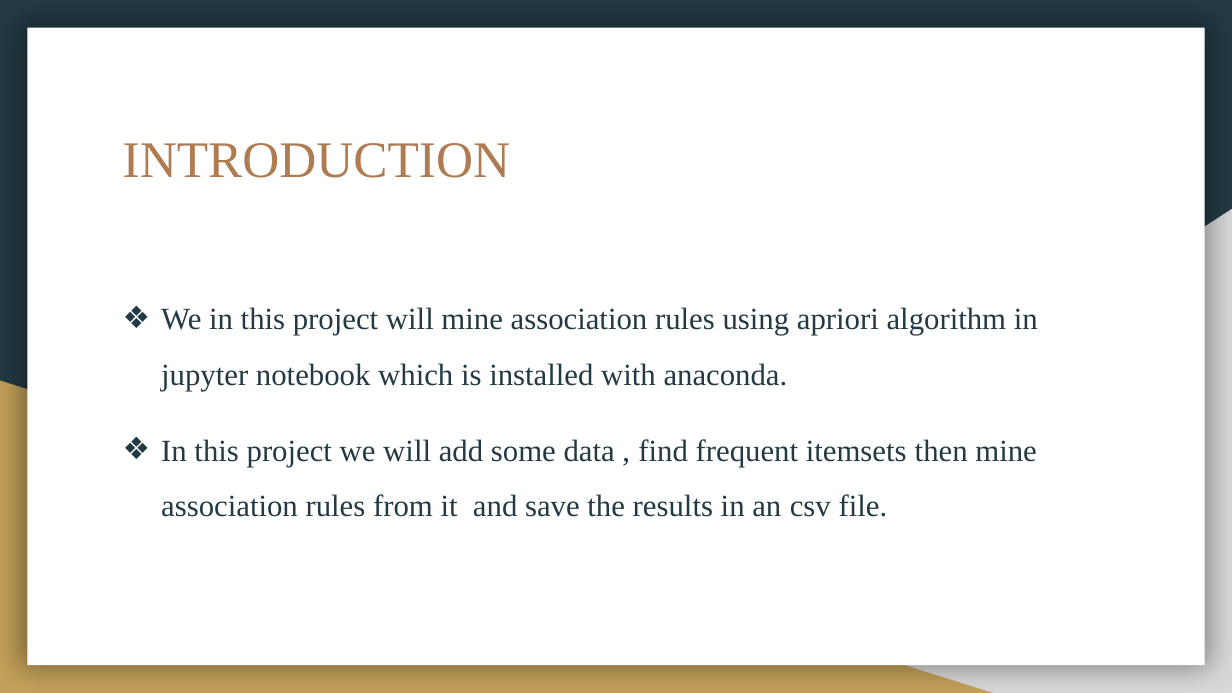
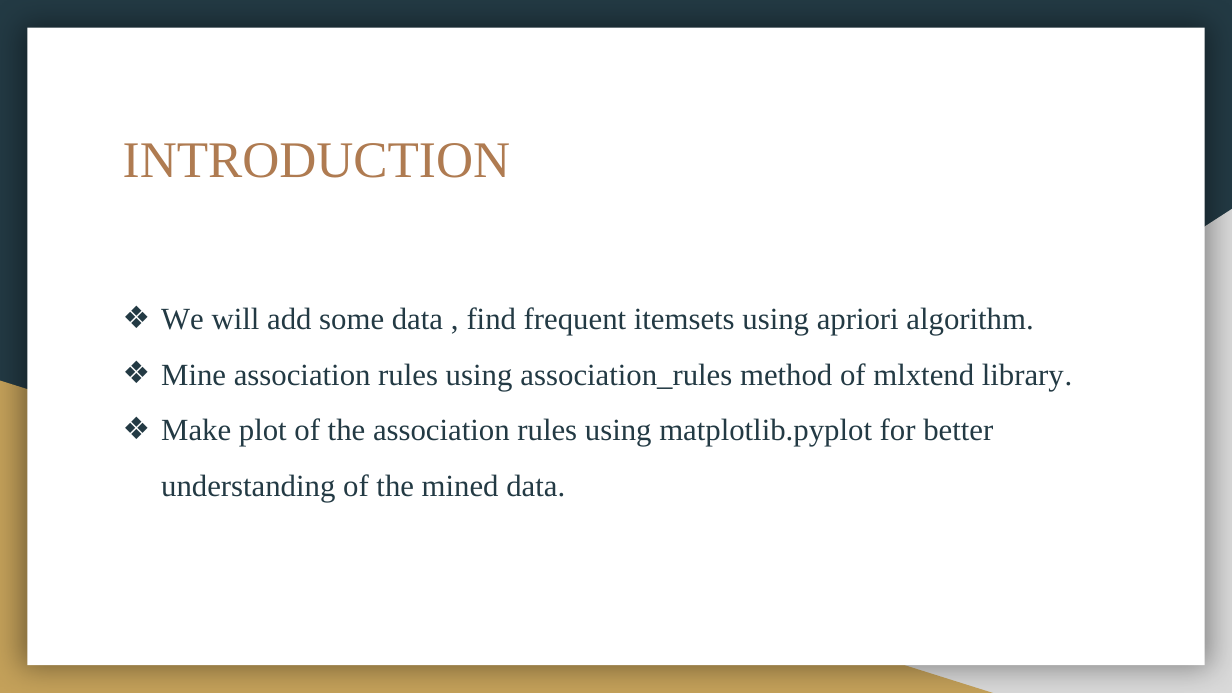
Before and after one commit to 2000nilratan/Implementation-of-Association-Rule-Mining, a slide deck: slide 4 of PPT on Implementation of Association Rule Mining.pptx. Drawn at 1232x693 pixels with LibreOffice and Linux fonts; fonts in the diff are those of the drawing. Boxes give left, top, right and bottom in pixels: in the first picture for what was removed or moved away, otherwise in the second. Text is boxed around its words. In the diff, an @@ line names an element or a change of style, - is before the commit and + after.

```diff
--- a/PPT on Implementation of Association Rule Mining.pptx
+++ b/PPT on Implementation of Association Rule Mining.pptx
@@ text at bbox=[161, 307, 1072, 502]: text changed @@
-❖ We in this project will mine association rules using apriori algorithm in jupyter notebook which is installed with anaconda.
-❖ In this project we will add some data , find frequent itemsets then mine association rules from it and save the results in an csv file.
+❖ We will add some data , find frequent itemsets using apriori algorithm.
+❖ Mine association rules using association_rules method of mlxtend library.
+❖ Make plot of the association rules using matplotlib.pyplot for better understanding of the mined data.
```
Also in this commit, not shown: 4 other slides changed, 6 slides added, 4 slides removed, 1 other file.
